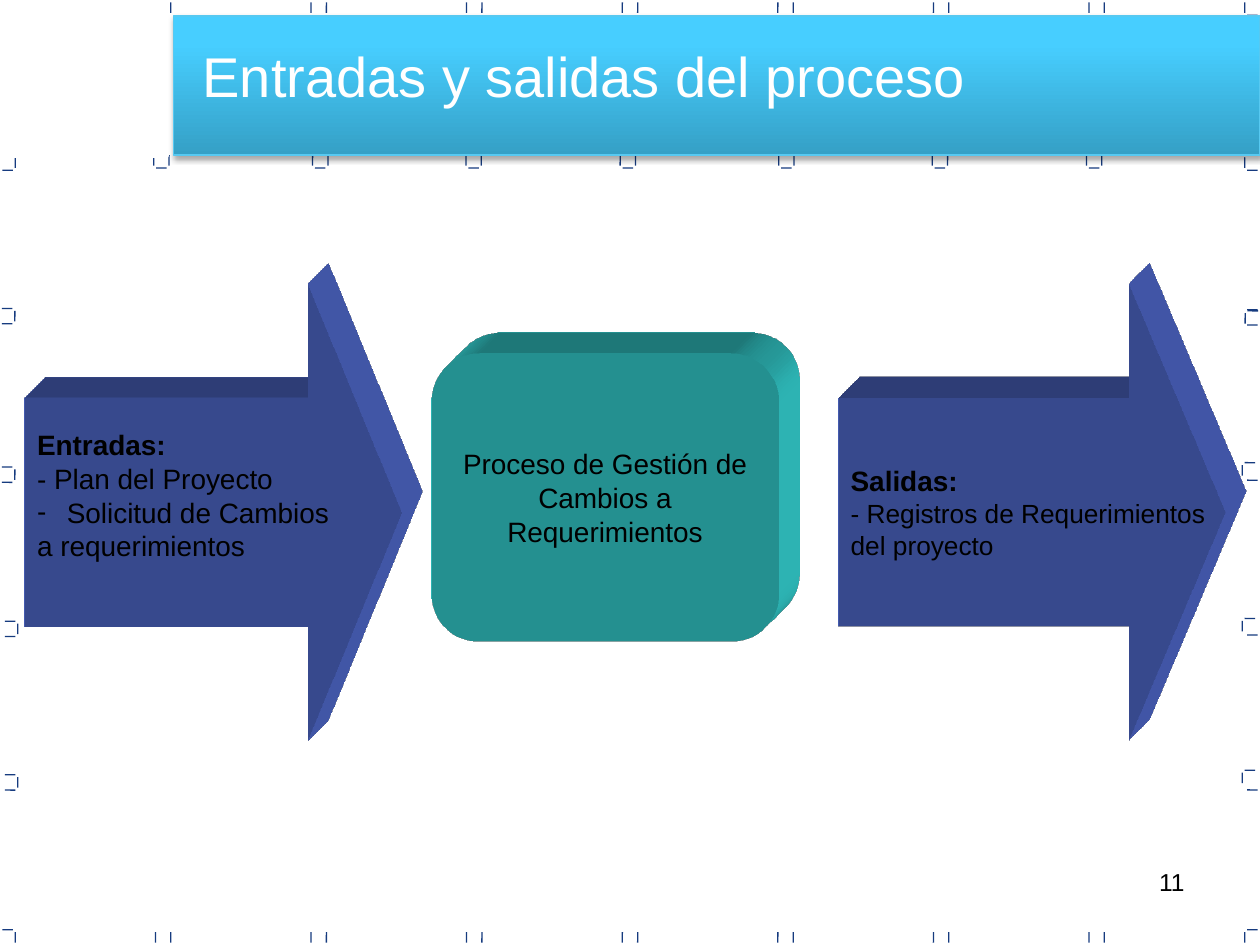
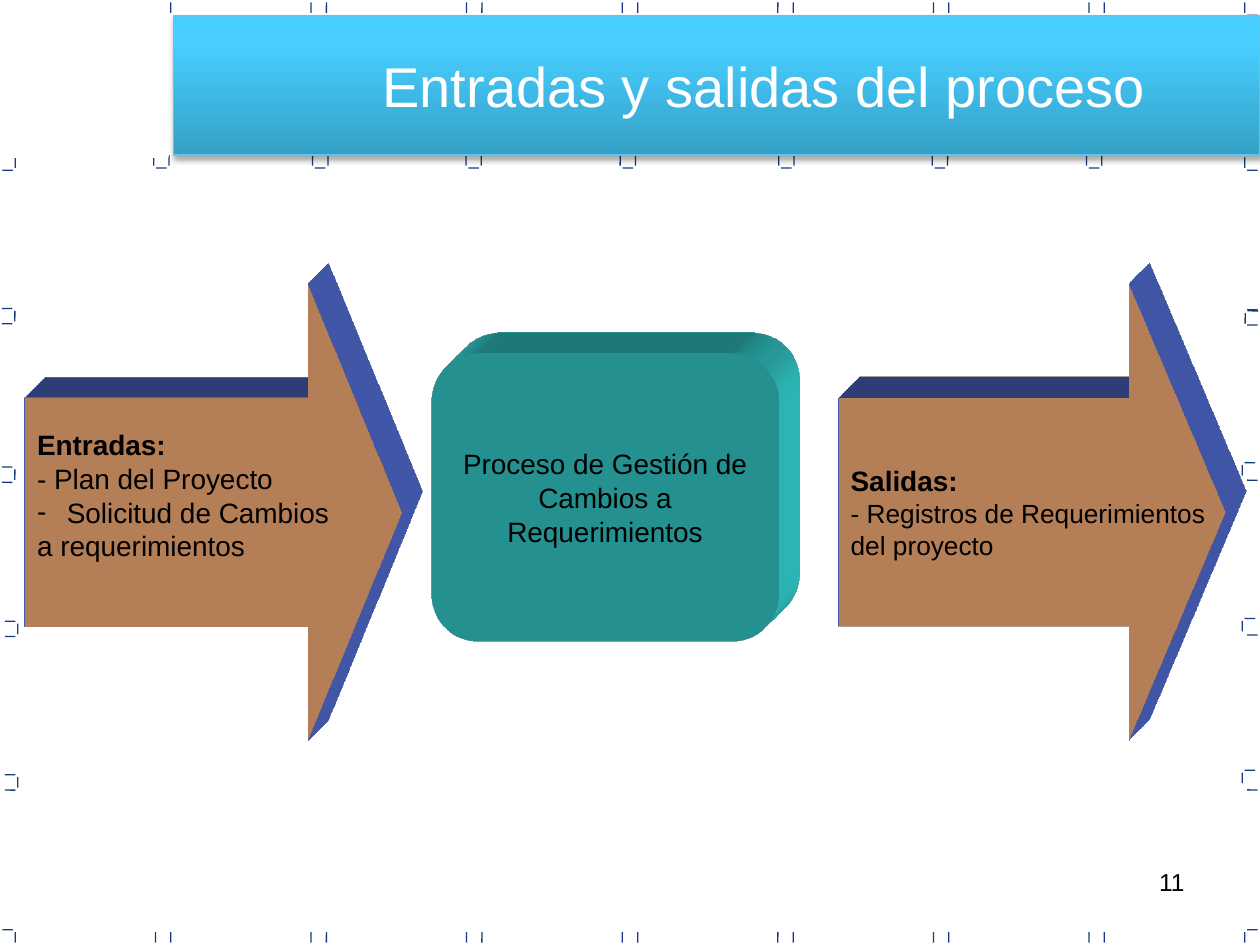
Before and after one commit to RSegura7/Travel-Peru-Express-Documentos, a slide deck: slide 11 of Area de proceso REQM/PGREQ_V0.1.pptx. Drawn at 1260x945 pixels with LibreOffice and Linux fonts; fonts in the diff are those of the drawing. Boxes give left, top, right and bottom in pixels: in the first picture for what was removed or moved away, otherwise in the second. Text is boxed around its words. In the diff, an @@ line names an element or a change of style, - is before the commit and + after.

```diff
--- a/Area de proceso REQM/PGREQ_V0.1.pptx
+++ b/Area de proceso REQM/PGREQ_V0.1.pptx
@@ text "Entradas y salidas del proceso" moved from (x1=203, y1=56, x2=965, y2=108) to (x1=382, y1=66, x2=1145, y2=118) @@
@@ right arrow "Entradas: - Plan del Proyecto" at (x1=25, y1=284, x2=402, y2=740): fill #4E67C8 to #FFB37A @@
@@ right arrow "Salidas: - Registros de Requerimientos" at (x1=838, y1=284, x2=1225, y2=740): fill #4E67C8 to #FFB37A @@
```
Also in this commit, not shown: 7 other slides changed, 12 other files.
